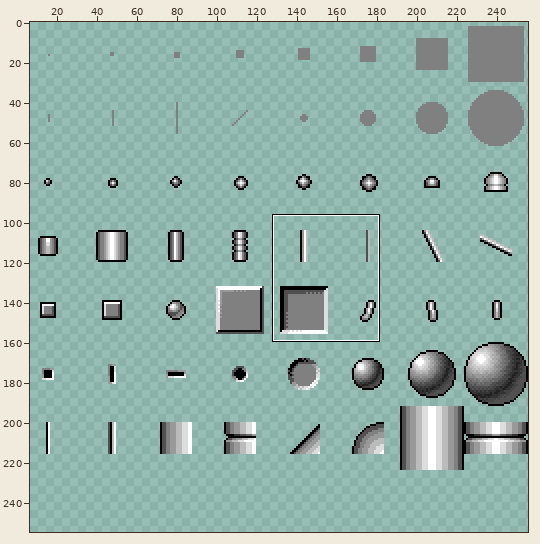
Sprite sheet: brushes/00_default.png. The picture above shows the old version from afar; the outline marks the close-up.
Close-up. First the earlier version:
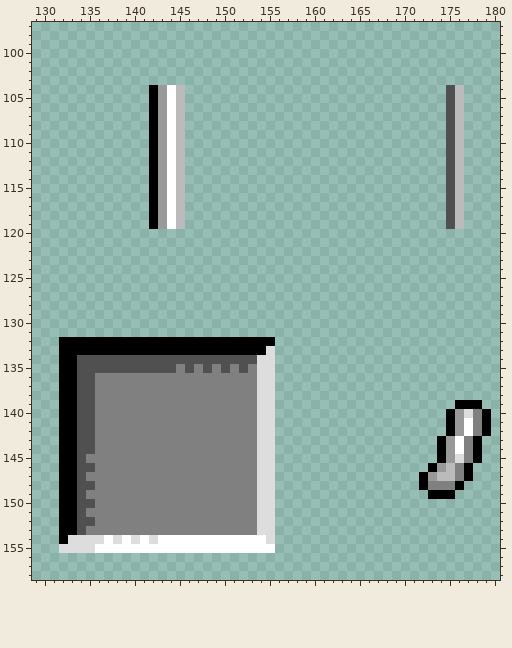
The file is 256x256 pixels. Colours within 5 levels of each other are drawn and written as one. Shown: x 129..180, y 97..158. The wide view leaves out empty margins. The commit also changed other parts of the picture, which this record leaves out.
After the commit:
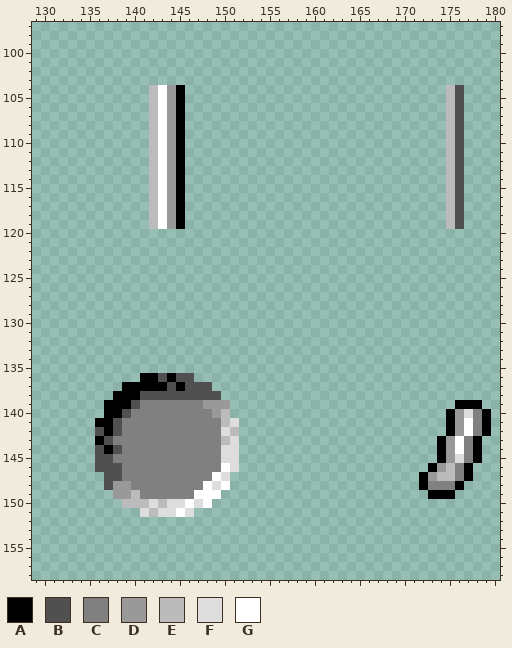
Palette (. is transparent): A #000000  B #505050  C #808080  D #999999  E #bbbbbb  F #dddddd  G #ffffff
Change:
@@ x 129..180 @@
 103 ....................................................
-104 .............ADGE.............................BE....
-105 .............ADGE.............................BE....
-106 .............ADGE.............................BE....
-107 .............ADGE.............................BE....
-108 .............ADGE.............................BE....
-109 .............ADGE.............................BE....
-110 .............ADGE.............................BE....
-111 .............ADGE.............................BE....
-112 .............ADGE.............................BE....
-113 .............ADGE.............................BE....
-114 .............ADGE.............................BE....
-115 .............ADGE.............................BE....
-116 .............ADGE.............................BE....
-117 .............ADGE.............................BE....
-118 .............ADGE.............................BE....
-119 .............ADGE.............................BE....
+104 .............EGDA.............................EB....
+105 .............EGDA.............................EB....
+106 .............EGDA.............................EB....
+107 .............EGDA.............................EB....
+108 .............EGDA.............................EB....
+109 .............EGDA.............................EB....
+110 .............EGDA.............................EB....
+111 .............EGDA.............................EB....
+112 .............EGDA.............................EB....
+113 .............EGDA.............................EB....
+114 .............EGDA.............................EB....
+115 .............EGDA.............................EB....
+116 .............EGDA.............................EB....
+117 .............EGDA.............................EB....
+118 .............EGDA.............................EB....
+119 .............EGDA.............................EB....
 120 ....................................................
@@ x 130..157 @@
 131 ............................
-132 ..AAAAAAAAAAAAAAAAAAAAAAAA..
-133 ..AAAAAAAAAAAAAAAAAAAAAAAF..
-134 ..AABBBBBBBBBBBBBBBBBBBBFF..
-135 ..AABBBBBBBBBBBCBCBCBCBCFF..
-136 ..AABBCCCCCCCCCCCCCCCCCCFF..
-137 ..AABBCCCCCCCCCCCCCCCCCCFF..
-138 ..AABBCCCCCCCCCCCCCCCCCCFF..
-139 ..AABBCCCCCCCCCCCCCCCCCCFF..
-140 ..AABBCCCCCCCCCCCCCCCCCCFF..
-141 ..AABBCCCCCCCCCCCCCCCCCCFF..
-142 ..AABBCCCCCCCCCCCCCCCCCCFF..
-143 ..AABBCCCCCCCCCCCCCCCCCCFF..
-144 ..AABBCCCCCCCCCCCCCCCCCCFF..
-145 ..AABCCCCCCCCCCCCCCCCCCCFF..
-146 ..AABBCCCCCCCCCCCCCCCCCCFF..
-147 ..AABCCCCCCCCCCCCCCCCCCCFF..
-148 ..AABBCCCCCCCCCCCCCCCCCCFF..
-149 ..AABCCCCCCCCCCCCCCCCCCCFF..
-150 ..AABBCCCCCCCCCCCCCCCCCCFF..
-151 ..AABCCCCCCCCCCCCCCCCCCCFF..
-152 ..AABBCCCCCCCCCCCCCCCCCCFF..
-153 ..AABCCCCCCCCCCCCCCCCCCCFF..
-154 ..AFFFFGFGFGFGGGGGGGGGGGGF..
-155 ..FFFFGGGGGGGGGGGGGGGGGGGG..
+132 ............................
+133 ............................
+134 ............................
+135 ............................
+136 ...........AABABB...........
+137 .........AAAAABABBB.........
+138 ........AAABBBBBBBBB........
+139 .......AAABCCCCCCCDDD.......
+140 .......AABCCCCCCCCCDE.......
+141 ......AABCCCCCCCCCCCEF......
+142 ......BABCCCCCCCCCCCFE......
+143 ......ABCCCCCCCCCCCCEF......
+144 ......BABCCCCCCCCCCCFF......
+145 ......BBCCCCCCCCCCCCFF......
+146 ......BBBCCCCCCCCCCCGF......
+147 .......BBCCCCCCCCCCGF.......
+148 .......BDDCCCCCCCCGFG.......
+149 ........DDECCCCCCGGG........
+150 .........EEEFEFFGFG.........
+151 ...........FEFFGF...........
+152 ............................
+153 ............................
+154 ............................
+155 ............................
 156 ............................
Boxes around the changes in both close-ups, in picture pixels (x1, y1, x2, y2):
changed: (149, 85, 185, 229)
changed: (446, 85, 464, 229)
changed: (59, 337, 275, 553)
